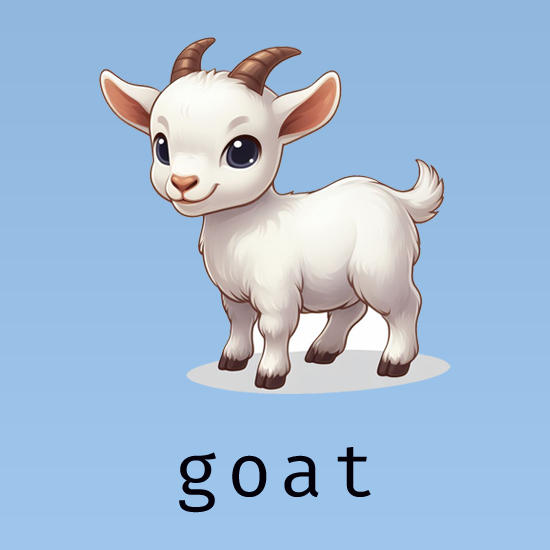
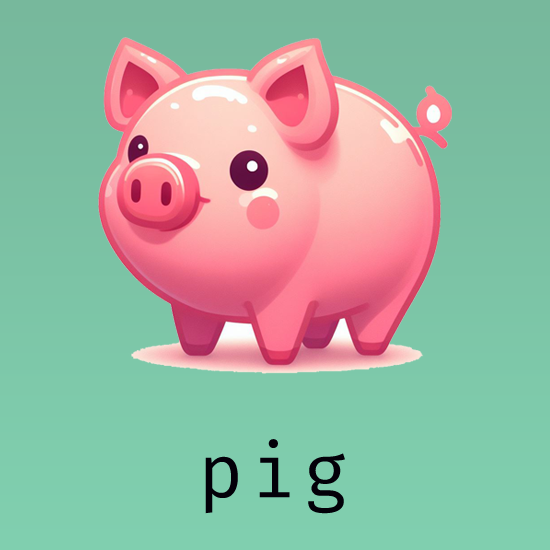
The second w=550, h=550 image is a revision of the first. Changes to its layers:
hid "goat" (1st of 2) over left=99, top=37, right=451, bottom=394
hid "goat" (2nd of 2) over left=179, top=447, right=371, bottom=513
added layer "pig" (1st of 2) above "pig" over left=205, top=439, right=345, bottom=514
added layer "pig" (2nd of 2) above "Red" over left=98, top=37, right=452, bottom=374
hid "Blue" over left=0, top=0, right=550, bottom=550
added layer "Green" above "Yellow" over left=0, top=0, right=550, bottom=550
